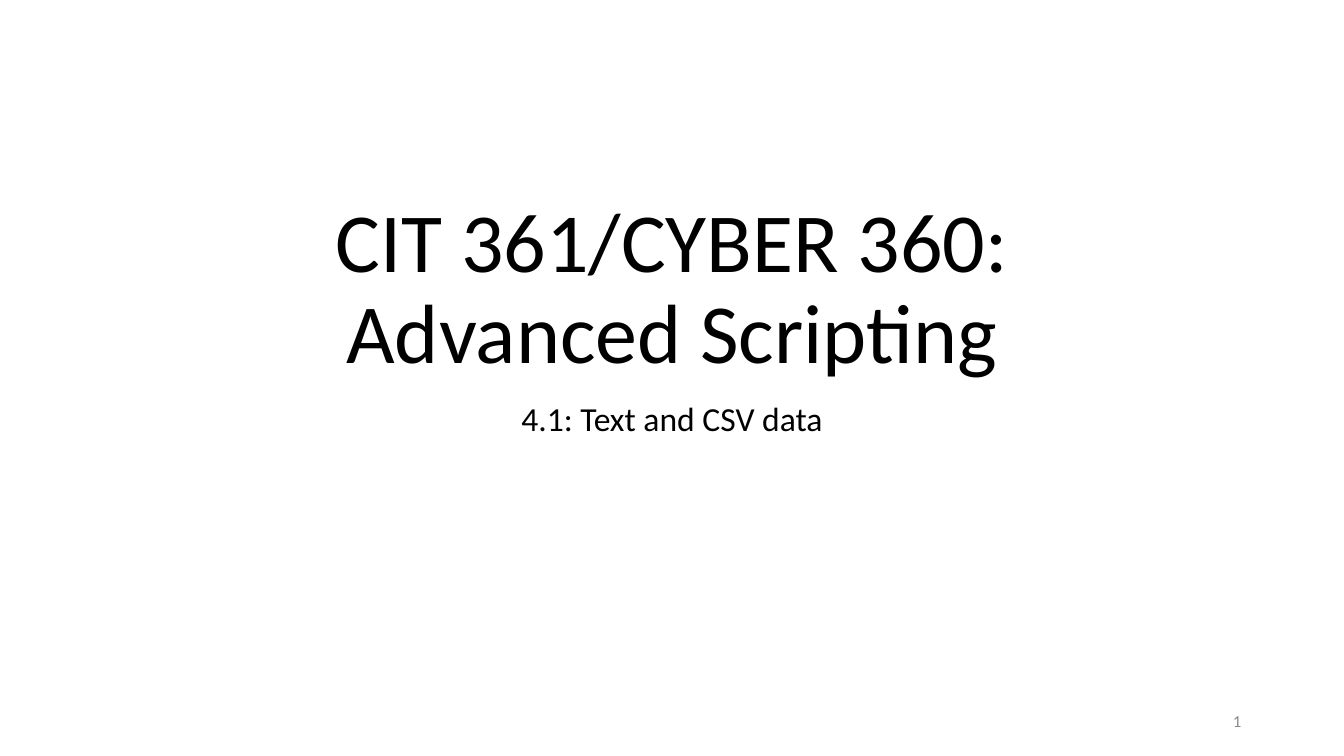
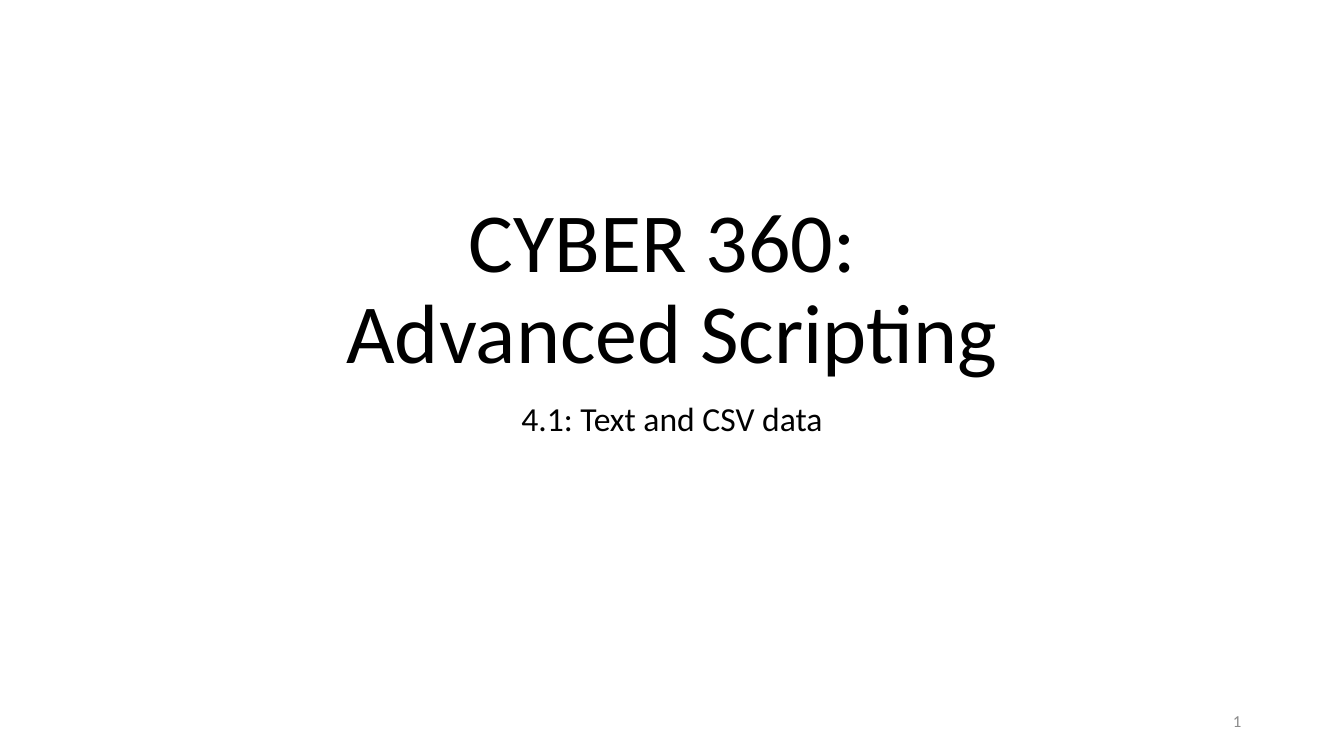
Before and after one commit to byui-cyber360/content, a slide deck: slide 1 of CYBER360-4.1-Text-CSV.pptx. Drawn at 1344x756 pixels with LibreOffice and Linux fonts; fonts in the diff are those of the drawing. Boxes give left, top, right and bottom in pixels: in the first picture for what was removed or moved away, otherwise in the second. Text is boxed around its words. In the diff, an @@ line names an element or a change of style, - is before the commit and + after.

```diff
--- a/CYBER360-4.1-Text-CSV.pptx
+++ b/CYBER360-4.1-Text-CSV.pptx
@@ title at [346,215,997,378]: text changed @@
-CIT 361/CYBER 360: Advanced Scripting
+CYBER 360:
+Advanced Scripting
```
Also in this commit, not shown: 2 other slides changed, 2 slides added, 4 other files.
